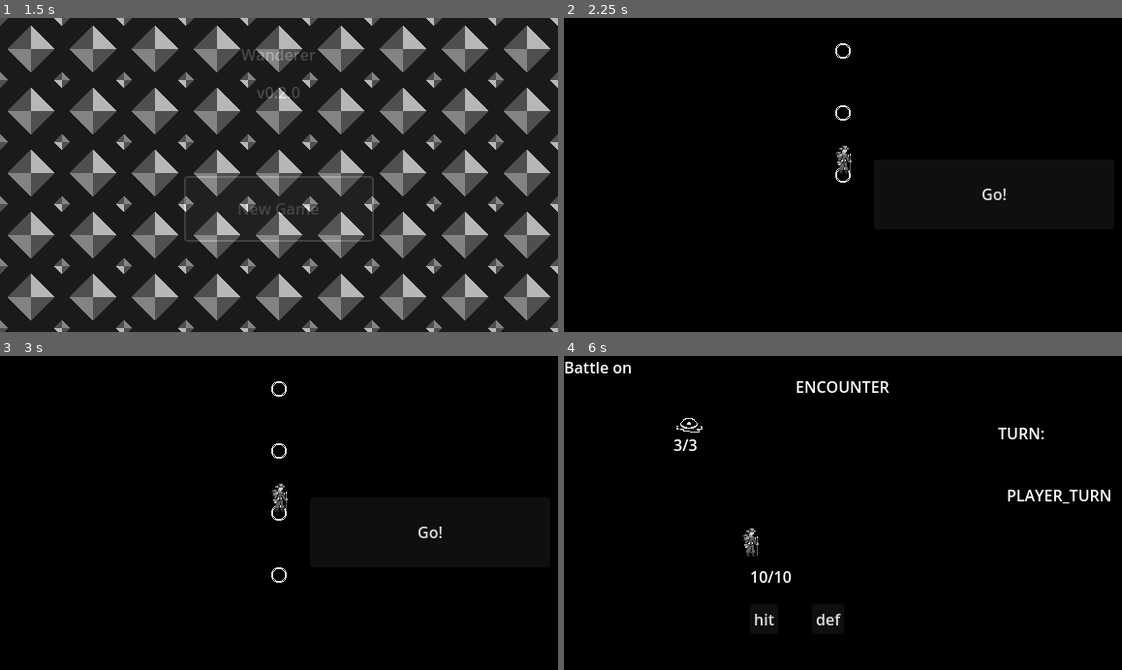
Above: before the commit, frames 1-4 (two rows, left to right).
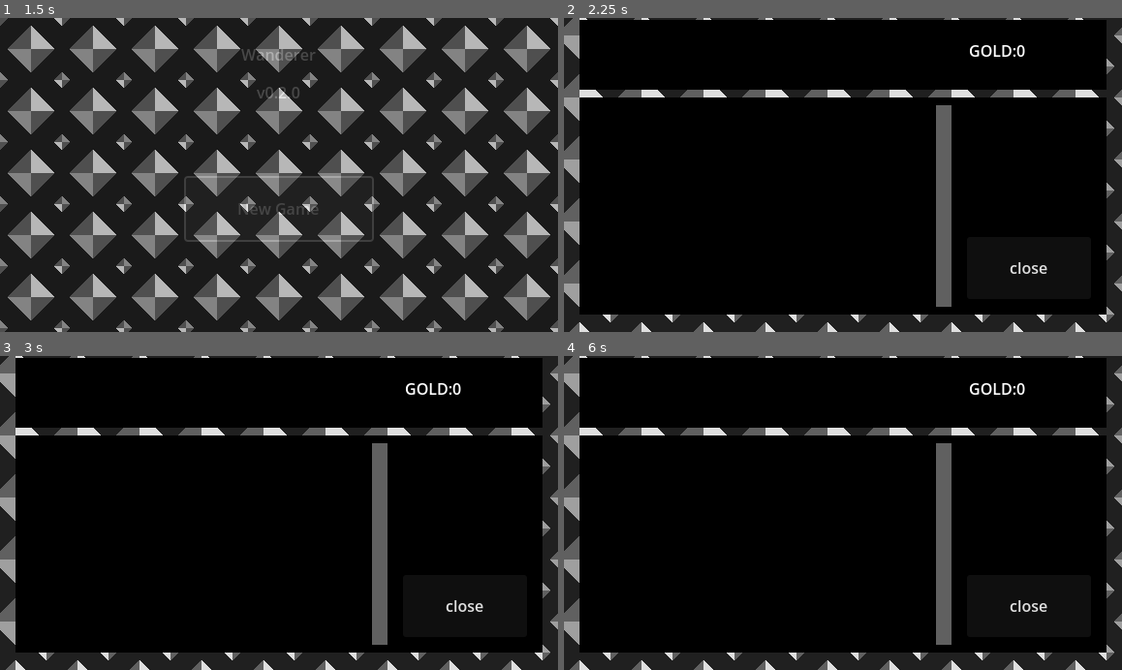
Above: after the commit, the same moments.

Repository: LidesSam/wanderer
Game: Godot game, scene res://source/scenes/main_menu.tscn
Two runs of this game, one before a commit and one after it. Both use one fixed random seed, a clock stepped at 60 frames per second and the inputs below.
Inputs (mouse positions are in pixels of both pictures, inside the frame that each line leads up to):
- Up to frame 1 (1.5 s): click "New Game" at 0.5 s; click "New Game" at 1.25 s
- Up to frame 2 (2.25 s): click (1077, 43) at 2 s, where only the run after the commit has a clickable "!"
- Up to frame 3 (3 s): click "Go!" at 2.75 s
- Up to frame 4 (6 s): click "Go!" at 3.5 s; click (1077, 381) at 4.25 s, where only the run after the commit has a clickable "!"; click "Go!" at 5 s; click "!" at 5.75 s

Frame 1 is identical in both runs. In frame 2, 16% of the frame differs, in the area x 0-100%, y 0-100%; in frame 3, 16%; in frame 4, 17%.

Commit message:
0.2.0 dices: get gold after battle menu to visualize it

Diff:
--- a/source/battle/PlayerTurnState.gd
+++ b/source/battle/PlayerTurnState.gd
@@ -11,6 +11,7 @@
 	super(actowner)
 	actowner.partyActions = 1
 	actowner.set_commands()
+	actowner.char_start_turn()
 	pass
 
 func update(actowner,delta):
--- a/source/elements/battle/char_battle.gd
+++ b/source/elements/battle/char_battle.gd
@@ -12,13 +12,14 @@
 var items=[]
 
 var onDef=false
-
+var criticalDice = load("res://source/elements/components/dice.tscn").instantiate()
 # Called when the node enters the scene tree for the first time.
 func _ready():
 	pass # Replace with function body.
 
 func start__turn():
 	onDef=false
+
 # Called every frame. 'delta' is the elapsed time since the previous frame.
 func _process(delta):
 	$lpLabel.text=str(lp,"/",maxlp)
@@ -32,6 +33,7 @@
 
 func set_on_wait():
 	pass
+
 func start_turn():
 	onDef=false
 
--- a/source/elements/char.gd
+++ b/source/elements/char.gd
@@ -4,6 +4,8 @@
 var world=null
 var currentLoc=null
 @onready var dicePopup=$Camera2D/dicePopup
+var party=[]
+var gold=0
 # Called when the node enters the scene tree for the first time.
 func _ready():
 	dicePopup=$Camera2D/dicePopup
@@ -42,7 +44,6 @@
 		if (currentLoc.hasEvent):
 			$Camera2D/controls/moveBtn.hide()
 			$Camera2D/controls/inspectBtn.hide()
-
 			world.scape_roll()
 		else:
 			go_to_next_loc()
@@ -53,6 +54,7 @@
 	set_current_loc(currentLoc.conectedLocs[currentLoc.conectedLocs.size()-1])
 	if (currentLoc.hasEvent):
 		$Camera2D/controls/inspectBtn.show()
+
 func _on_inspect_btn_pressed():
 	world.inspect_loc(currentLoc)
 	pass # Replace with function body.
@@ -65,3 +67,12 @@
 	$Camera2D.enabled=true
 	$Camera2D.show()
 	currentLoc.hasEvent=false
+
+func add_gold(g):
+		gold+=g
+
+
+func _on_menu_btn_pressed():
+	$Camera2D/playerMenu.show()
+	$Camera2D/playerMenu.update_gold(gold)
+	pass # Replace with function body.
--- a/source/elements/char.tscn
+++ b/source/elements/char.tscn
@@ -1,9 +1,11 @@
-[gd_scene load_steps=11 format=3 uid="uid://bkl3toqmq2u5s"]
+[gd_scene load_steps=13 format=3 uid="uid://bkl3toqmq2u5s"]
 
 [ext_resource type="Script" path="res://source/elements/char.gd" id="1_6p35w"]
 [ext_resource type="Texture2D" uid="uid://dsfq5tt8yki2y" path="res://assets/sprites/heroes and char/wanderer.png" id="1_56oo2"]
 [ext_resource type="Script" path="res://addons/fsmgear/source/Fsm.gd" id="3_jv5q6"]
 [ext_resource type="PackedScene" uid="uid://csddgb304nyvr" path="res://source/scenes/system/dice_popup.tscn" id="4_0ji8d"]
+[ext_resource type="Texture2D" uid="uid://o2i3amyqryfo" path="res://assets/sprites/effects/diamond-curtain.png" id="5_o61wv"]
+[ext_resource type="Script" path="res://source/elements/player_menu.gd" id="6_nyrsd"]
 
 [sub_resource type="AtlasTexture" id="AtlasTexture_clli2"]
 atlas = ExtResource("1_56oo2")
@@ -107,6 +109,65 @@
 offset_right = -128.0
 offset_bottom = 0.0
 
+[node name="menuBtn" type="Button" parent="Camera2D"]
+offset_left = 224.0
+offset_top = -152.0
+offset_right = 256.0
+offset_bottom = -120.0
+text = "!"
+
+[node name="playerMenu" type="TextureRect" parent="Camera2D"]
+visible = false
+offset_left = -304.0
+offset_top = -176.0
+offset_right = 304.0
+offset_bottom = 176.0
+texture = ExtResource("5_o61wv")
+stretch_mode = 1
+script = ExtResource("6_nyrsd")
+
+[node name="header" type="ColorRect" parent="Camera2D/playerMenu"]
+layout_mode = 0
+offset_left = 32.0
+offset_top = 16.0
+offset_right = 576.0
+offset_bottom = 88.0
+color = Color(0, 0, 0, 1)
+
+[node name="gold" type="Label" parent="Camera2D/playerMenu/header"]
+layout_mode = 0
+offset_left = 336.0
+offset_top = 16.0
+offset_right = 528.0
+offset_bottom = 48.0
+text = "GOLD:0000"
+horizontal_alignment = 1
+vertical_alignment = 1
+
+[node name="main" type="ColorRect" parent="Camera2D/playerMenu"]
+layout_mode = 0
+offset_left = 32.0
+offset_top = 96.0
+offset_right = 576.0
+offset_bottom = 320.0
+color = Color(0, 0, 0, 1)
+
+[node name="btn" type="ColorRect" parent="Camera2D/playerMenu/main"]
+layout_mode = 0
+offset_left = 368.0
+offset_top = 8.0
+offset_right = 384.0
+offset_bottom = 216.0
+color = Color(0.376471, 0.376471, 0.376471, 1)
+
+[node name="closeBtn" type="Button" parent="Camera2D/playerMenu/main"]
+layout_mode = 0
+offset_left = 400.0
+offset_top = 144.0
+offset_right = 528.0
+offset_bottom = 208.0
+text = "close"
+
 [node name="AnimationPlayer" type="AnimationPlayer" parent="."]
 libraries = {
 "": SubResource("AnimationLibrary_lvyfb")
@@ -114,3 +175,5 @@
 
 [connection signal="pressed" from="Camera2D/controls/moveBtn" to="." method="_on_move_btn_pressed"]
 [connection signal="pressed" from="Camera2D/controls/inspectBtn" to="." method="_on_inspect_btn_pressed"]
+[connection signal="pressed" from="Camera2D/menuBtn" to="." method="_on_menu_btn_pressed"]
+[connection signal="pressed" from="Camera2D/playerMenu/main/closeBtn" to="Camera2D/playerMenu" method="_on_close_btn_pressed"]
--- /dev/null
+++ b/source/elements/player_menu.gd
@@ -0,0 +1,21 @@
+extends TextureRect
+
+
+# Called when the node enters the scene tree for the first time.
+func _ready():
+	pass # Replace with function body.
+
+
+# Called every frame. 'delta' is the elapsed time since the previous frame.
+func _process(delta):
+	pass
+
+func update_gold(gold):
+	$header/gold.text= str("GOLD:",gold)
+
+
+
+
+func _on_close_btn_pressed():
+	hide()
+	pass # Replace with function body.
--- a/source/scenes/battle.gd
+++ b/source/scenes/battle.gd
@@ -180,7 +180,7 @@
 	$party/char.hurt(1)
 
 func char_start_turn(char=null):
-	$party/char.start_turn(9)
+	$party/char.start_turn()
 
 func out_of_battle():
 	if(visible):
--- a/source/scenes/world.gd
+++ b/source/scenes/world.gd
@@ -46,6 +46,7 @@
 	dicePopup.roll()
 
 func out_of_battle():
+	player.add_gold(100)
 	$top.hide()
 	$top/Camera2D.hide()
 	$top/Camera2D.enabled=false
